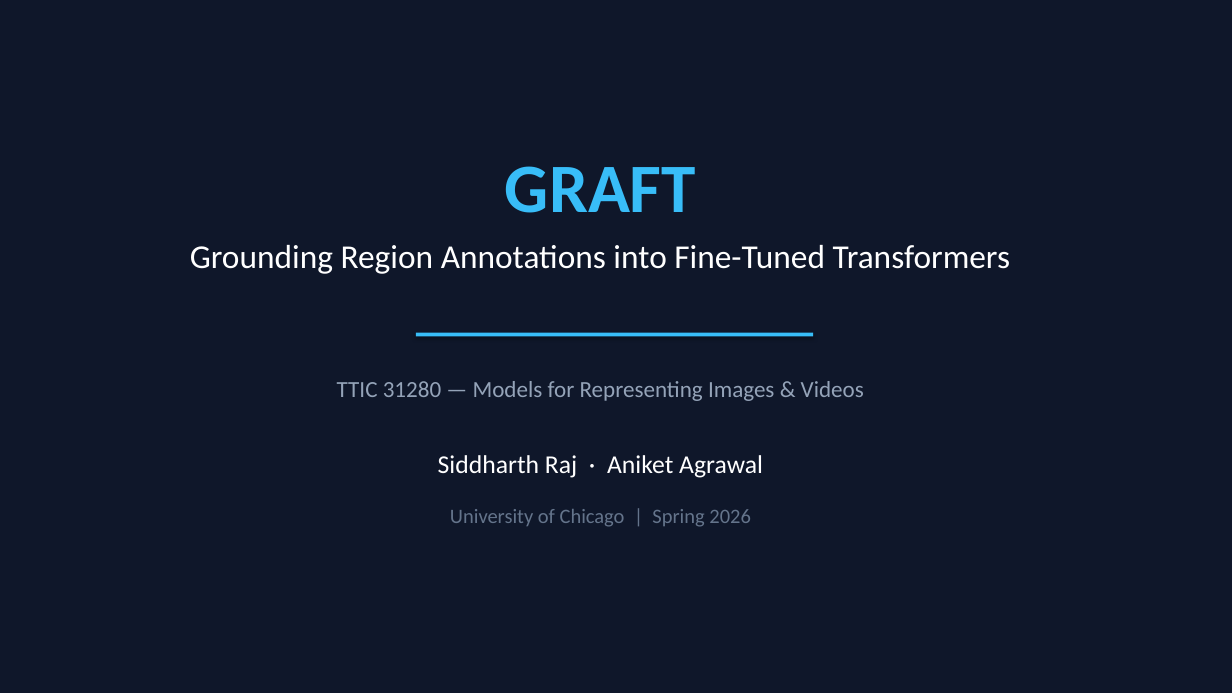
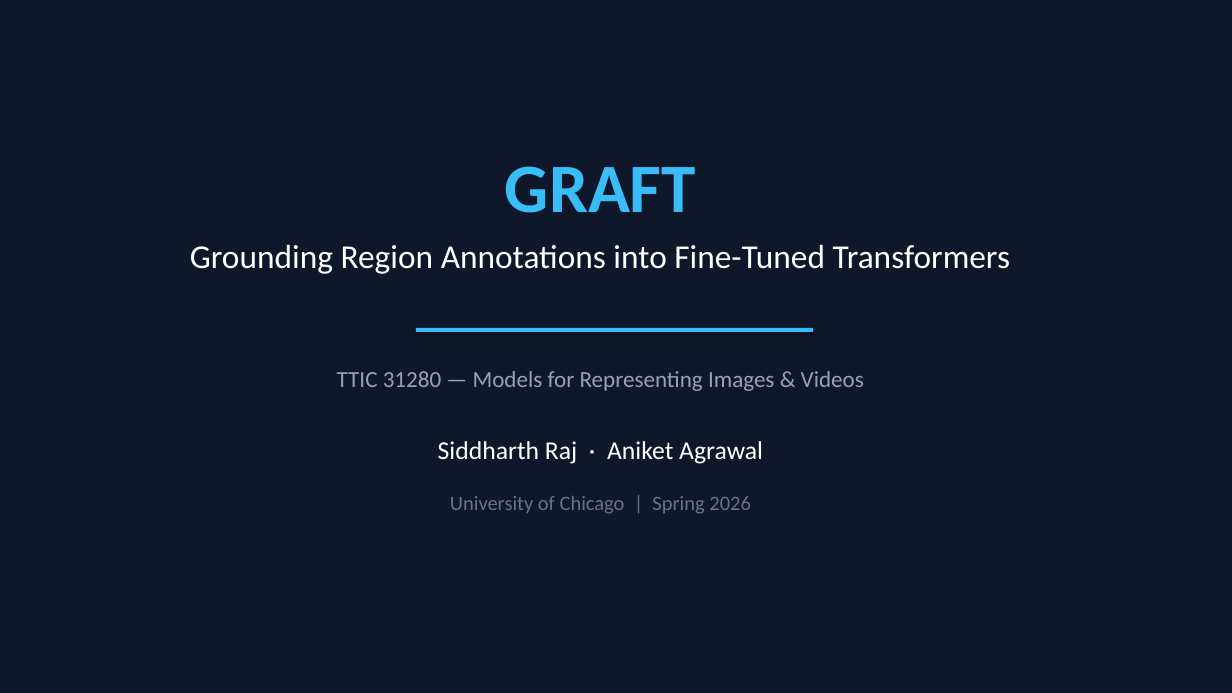
Before and after one commit to Ani0202/region-grounded, a slide deck: slide 1 of presentation/graft_presentation.pptx. Drawn at 1232x693 pixels with LibreOffice and Linux fonts; fonts in the diff are those of the drawing. Boxes give left, top, right and bottom in pixels: in the first picture for what was removed or moved away, otherwise in the second. Text is boxed around its words. In the diff, an @@ line names an element or a change of style, - is before the commit and + after.

```diff
--- a/presentation/graft_presentation.pptx
+++ b/presentation/graft_presentation.pptx
@@ rectangle: place and size @@
-rectangle at (416,333,813,336)
+rectangle at (416,328,813,332)
@@ text "TTIC 31280 — Models for ...": place and size @@
-text "TTIC 31280 — Models for ..." at (337,381,864,401)
+text "TTIC 31280 — Models for ..." at (337,371,864,391)
@@ text "Siddharth Raj · Aniket Agrawal": place and size @@
-text "Siddharth Raj · Aniket Agrawal" at (438,455,763,478)
+text "Siddharth Raj · Aniket Agrawal" at (438,441,763,464)
@@ text "University of Chicago | Spring ...": place and size @@
-text "University of Chicago | Spring ..." at (450,509,750,527)
+text "University of Chicago | Spring ..." at (450,496,750,514)
```
Also in this commit, not shown: 9 other slides changed, 6 slides added, 4 slides removed, 1 other file.
